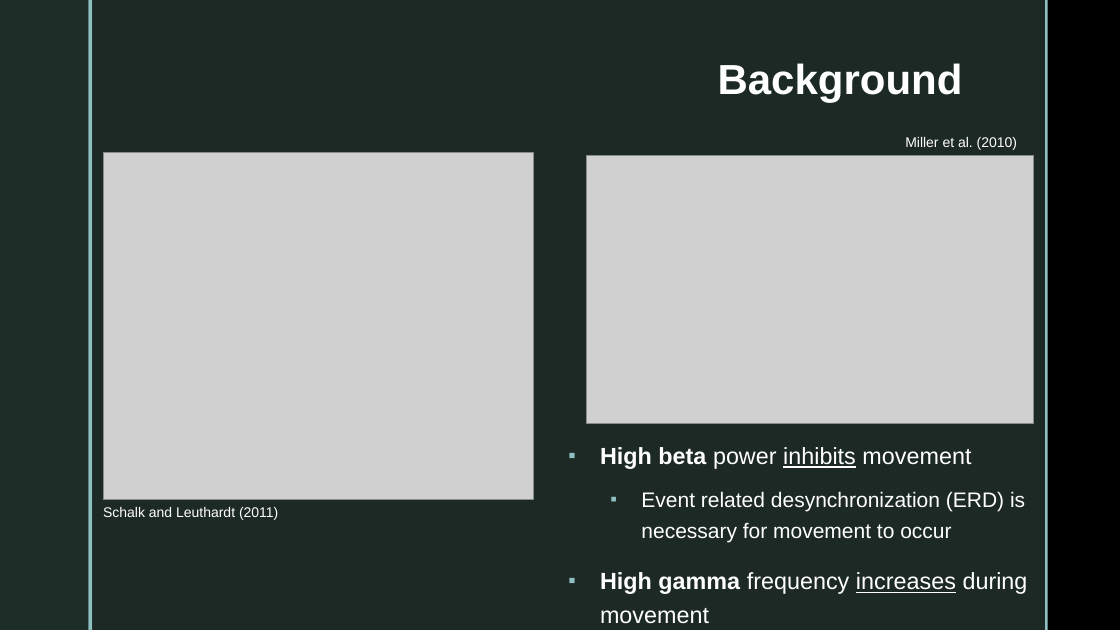
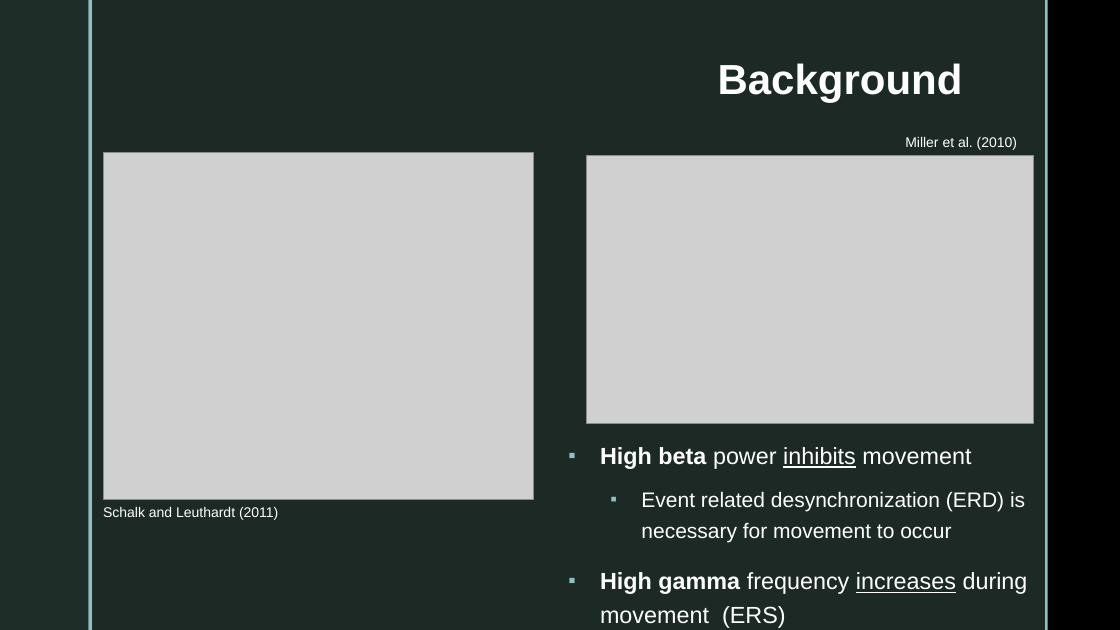
Before and after one commit to jessb0t/motorImagery, a slide deck: slide 2 of presentation/presentation.pptx. Drawn at 1120x630 pixels with LibreOffice and Linux fonts; fonts in the diff are those of the drawing; grey boxes stand for pictures; background and template pictures are left out. Boxes give left, top, right and bottom in pixels: in the first picture for what was removed or moved away, otherwise in the second. Text is boxed around its words. In the diff, an @@ line names an element or a change of style, - is before the commit and + after.

Commit message:
Final presentation edits

```diff
--- a/presentation/presentation.pptx
+++ b/presentation/presentation.pptx
@@ text at [600,572,1028,628]: text changed @@
-▪ High gamma frequency increases during movement
+▪ High gamma frequency increases during movement (ERS)
```
Also in this commit, not shown: 1 other slide changed, 2 other files.
